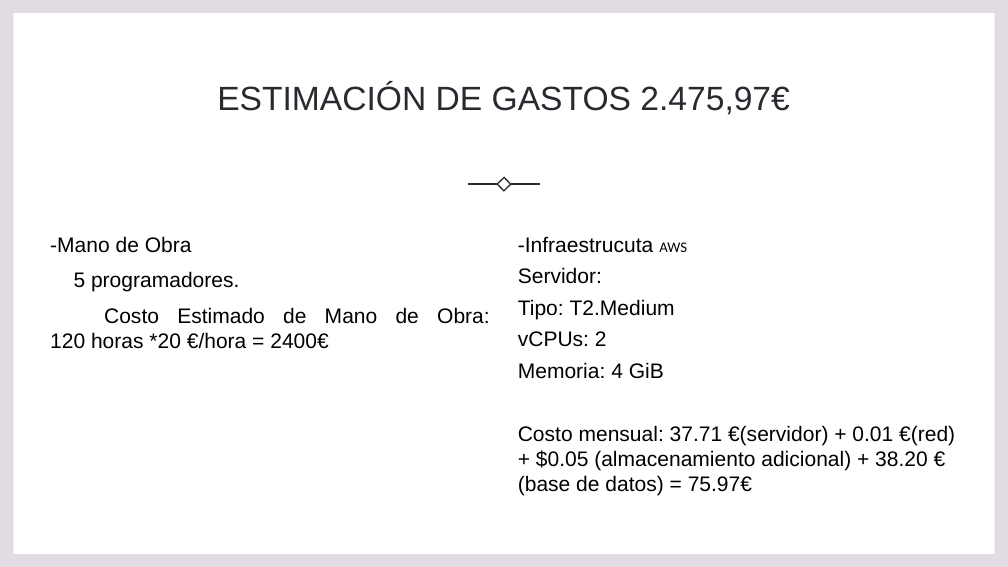
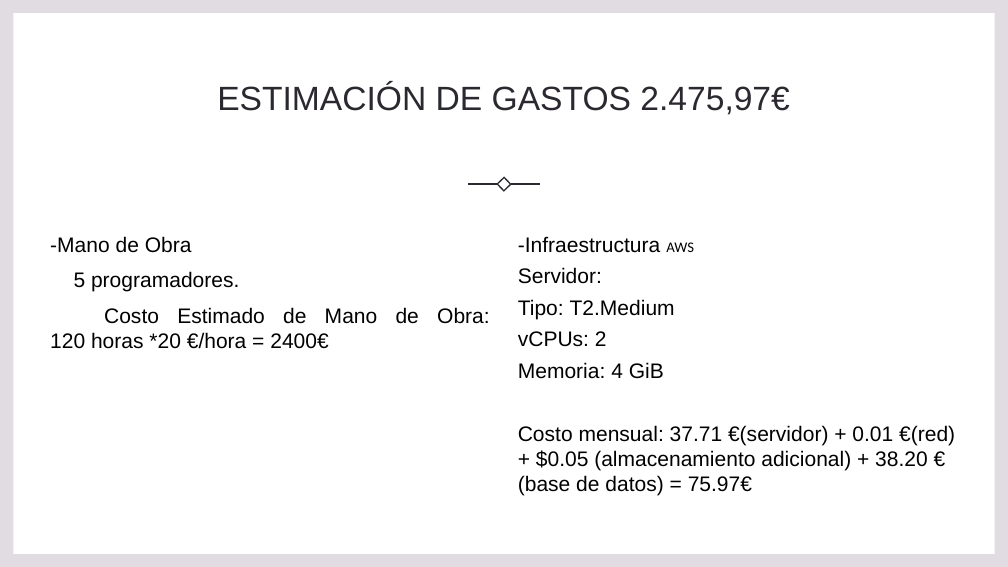
Before and after one commit to Madirex/nest-rest-bookstore, a slide deck: slide 8 of Nullers.pptx. Drawn at 1008x567 pixels with LibreOffice and Linux fonts; fonts in the diff are those of the drawing. Boxes give left, top, right and bottom in pixels: in the first picture for what was removed or moved away, otherwise in the second. Text is boxed around its words. In the diff, an @@ line names an element or a change of style, - is before the commit and + after.

```diff
--- a/Nullers.pptx
+++ b/Nullers.pptx
@@ text at bbox=[518, 236, 694, 253]: text changed @@
--Infraestrucuta AWS
+-Infraestructura AWS
```
Also in this commit, not shown: 3 other slides changed.
